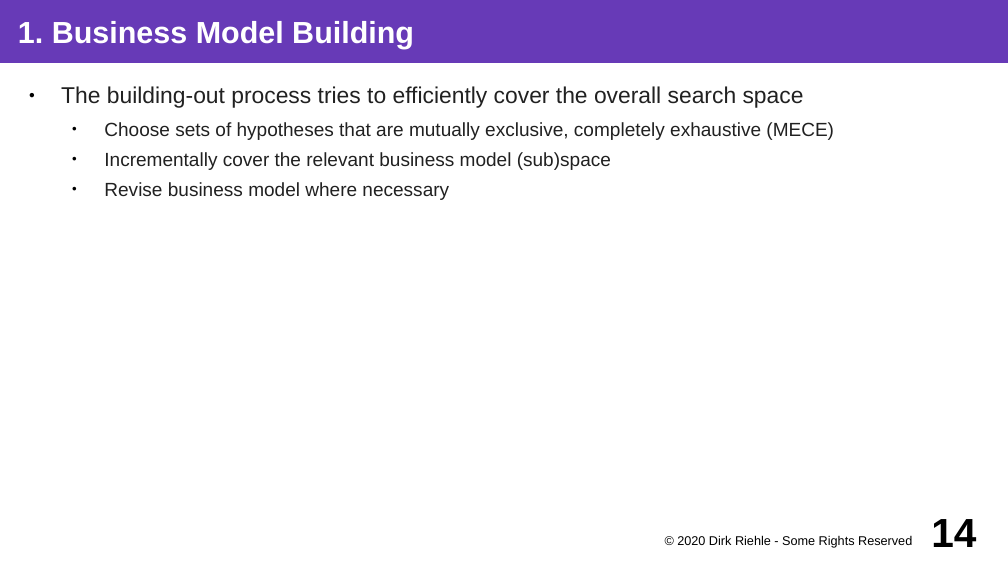
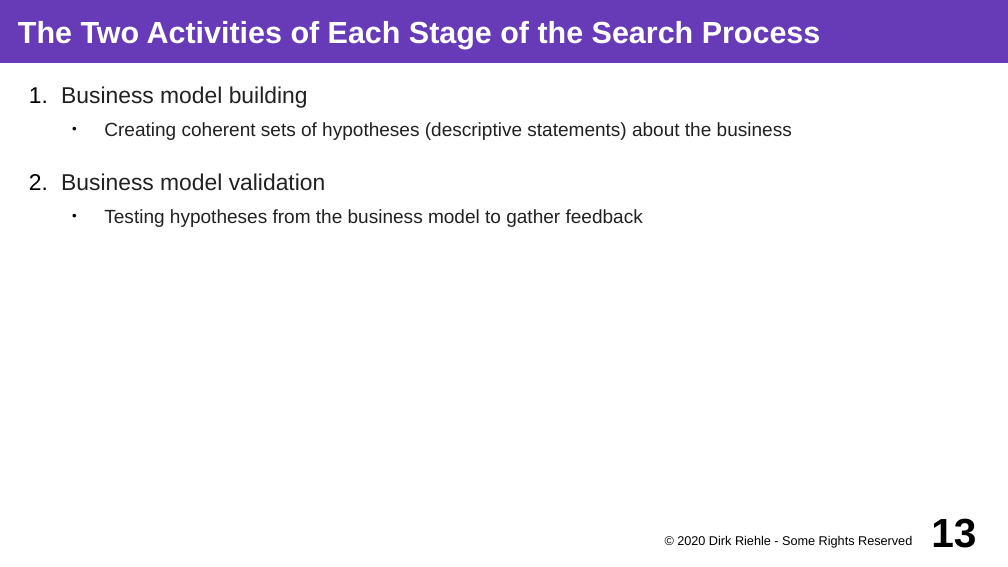
Before and after one commit to dirkriehle/coss-course, a slide deck: slide 13 of Lecture slides/COSS D01 - Software Startups.odp (slide 14 before the commit). Drawn at 1008x567 pixels with LibreOffice and Linux fonts; fonts in the diff are those of the drawing. Boxes give left, top, right and bottom in pixels: in the first picture for what was removed or moved away, otherwise in the second. Text is boxed around its words. In the diff, an @@ line names an element or a change of style, - is before the commit and + after.

```diff
--- a/Lecture slides/COSS D01 - Software Startups.odp
+++ b/Lecture slides/COSS D01 - Software Startups.odp
@@ title at <box>18,21,821,49</box>: text changed @@
-1. Business Model Building
+The Two Activities of Each Stage of the Search Process
@@ text at <box>61,86,792,227</box>: text changed @@
-● The building-out process tries to efficiently cover the overall search space
-  ● Choose sets of hypotheses that are mutually exclusive, completely exhaustive (MECE)
-  ● Incrementally cover the relevant business model (sub)space
-  ● Revise business model where necessary
+1. Business model building
+  ● Creating coherent sets of hypotheses (descriptive statements) about the business
+2. Business model validation
+  ● Testing hypotheses from the business model to gather feedback
@@ page number at <box>931,518,976,548</box>: text changed @@
-14
+13
```
Also in this commit, not shown: 20 other slides changed, 4 slides added, 3 slides removed, 4 other files.
